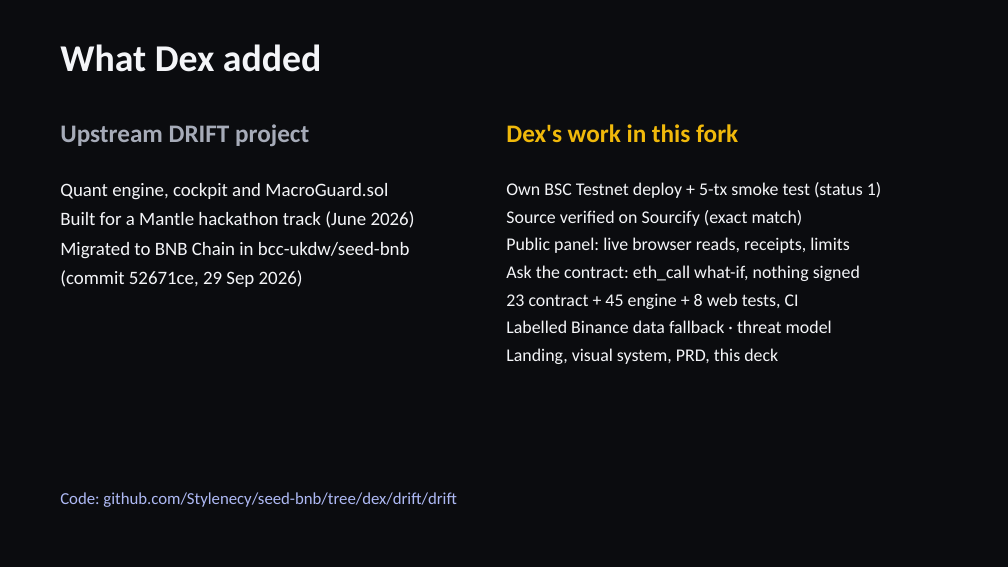
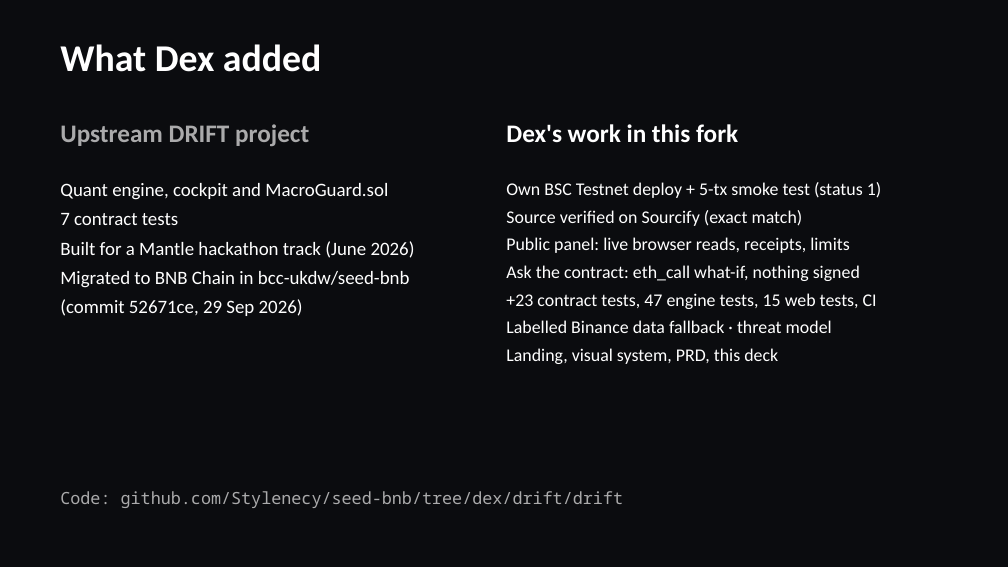
Before and after one commit to Stylenecy/seed-bnb, a slide deck: slide 9 of drift/docs/submission/DRIFT-pitch.pptx. Drawn at 1008x567 pixels with LibreOffice and Linux fonts; fonts in the diff are those of the drawing. Boxes give left, top, right and bottom in pixels: in the first picture for what was removed or moved away, otherwise in the second. Text is boxed around its words. In the diff, an @@ line names an element or a change of style, - is before the commit and + after.

Commit message:
docs(drift): deck on the brand tokens, with a PDF that embeds its fonts
Headings are white; gold marks only what can be checked on-chain (the
contract address, block numbers, the halt line, "exact match", the
"check it yourself" links) and periwinkle only the off-chain engine
steps. Colours are the VISUAL-DIRECTION tokens (or token over ink, as
the web composes them); addresses, blocks, calls and URLs are set in
mono. Calibri and Consolas stand in for Geist because a .pptx renders
with the viewer's installed fonts; the reason is written in
build-deck.py and VISUAL-DIRECTION.md, and DRIFT-pitch.pdf embeds them.
Slide 9 now counts all 15 web tests and the 47 engine tests as Dex's.

```diff
--- a/drift/docs/submission/DRIFT-pitch.pptx
+++ b/drift/docs/submission/DRIFT-pitch.pptx
@@ text "Dex's work in this fork" at [506,124,738,142]: text colour #F0B90B to #FFFFFF @@
@@ text at [60,183,415,316]: text colour #F4F5F8 to #FFFFFF @@
@@ text at [506,182,881,364]: text colour #F4F5F8 to #FFFFFF in "Own BSC Testnet deploy + 5-tx smoke ...", "Source verified on Sourcify (exact match)", "Public panel: live browser reads, receipts, limits", "Ask the contract: eth_call what-if, nothing signed" and 2 more places @@
@@ text at [60,213,178,225]: paragraph added @@
+7 contract tests
@@ text at [506,293,877,309]: text changed; text colour #F4F5F8 to #FFFFFF @@
-23 contract + 45 engine + 8 web tests, CI
++23 contract tests, 47 engine tests, 15 web tests, CI
@@ text "Code: github.com/Stylenecy/seed-bnb/tree/dex/drift/drift" at [60,491,624,508]: font Calibri to Noto Sans Mono, text colour #AEB9F4 to #AAAAAB @@
```
Also in this commit, not shown: 9 other slides changed, 3 other files.
